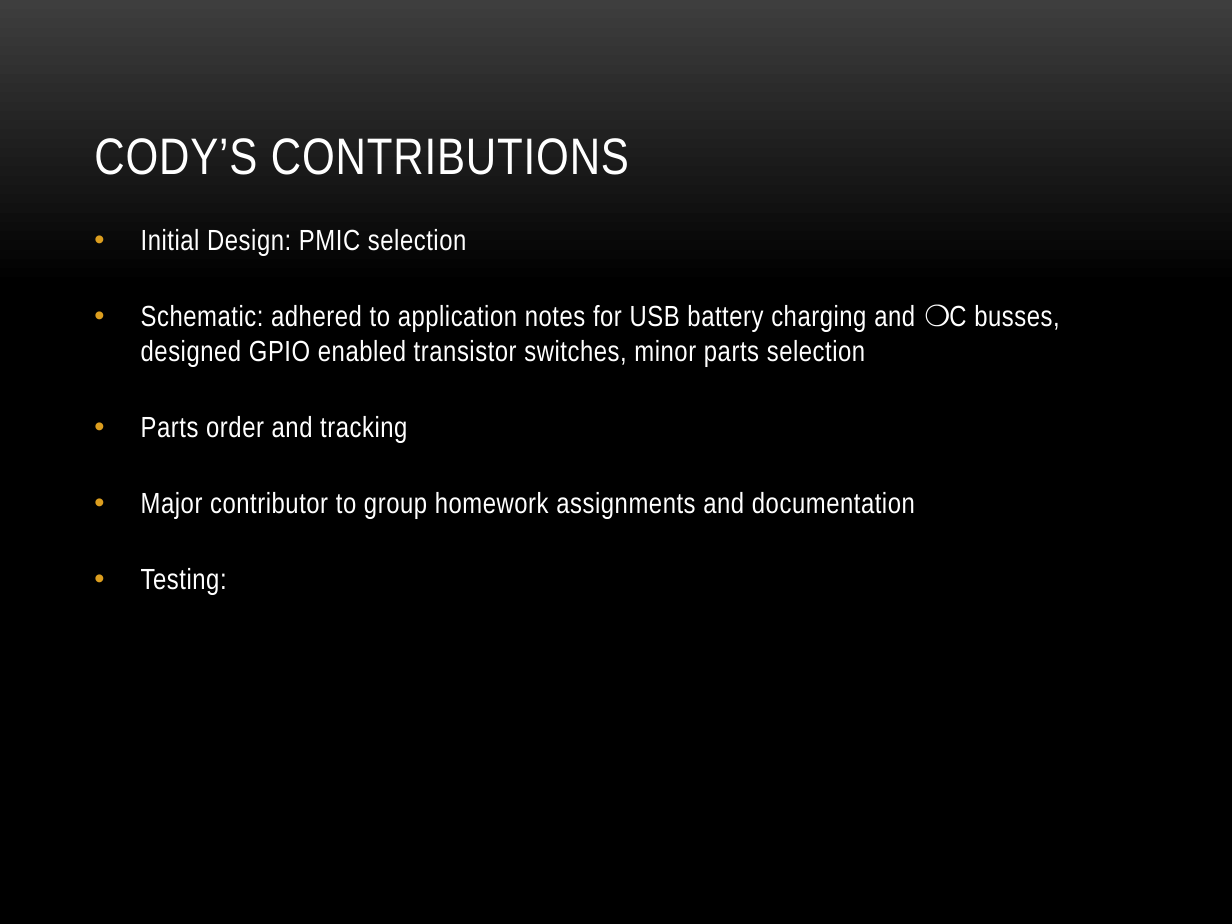
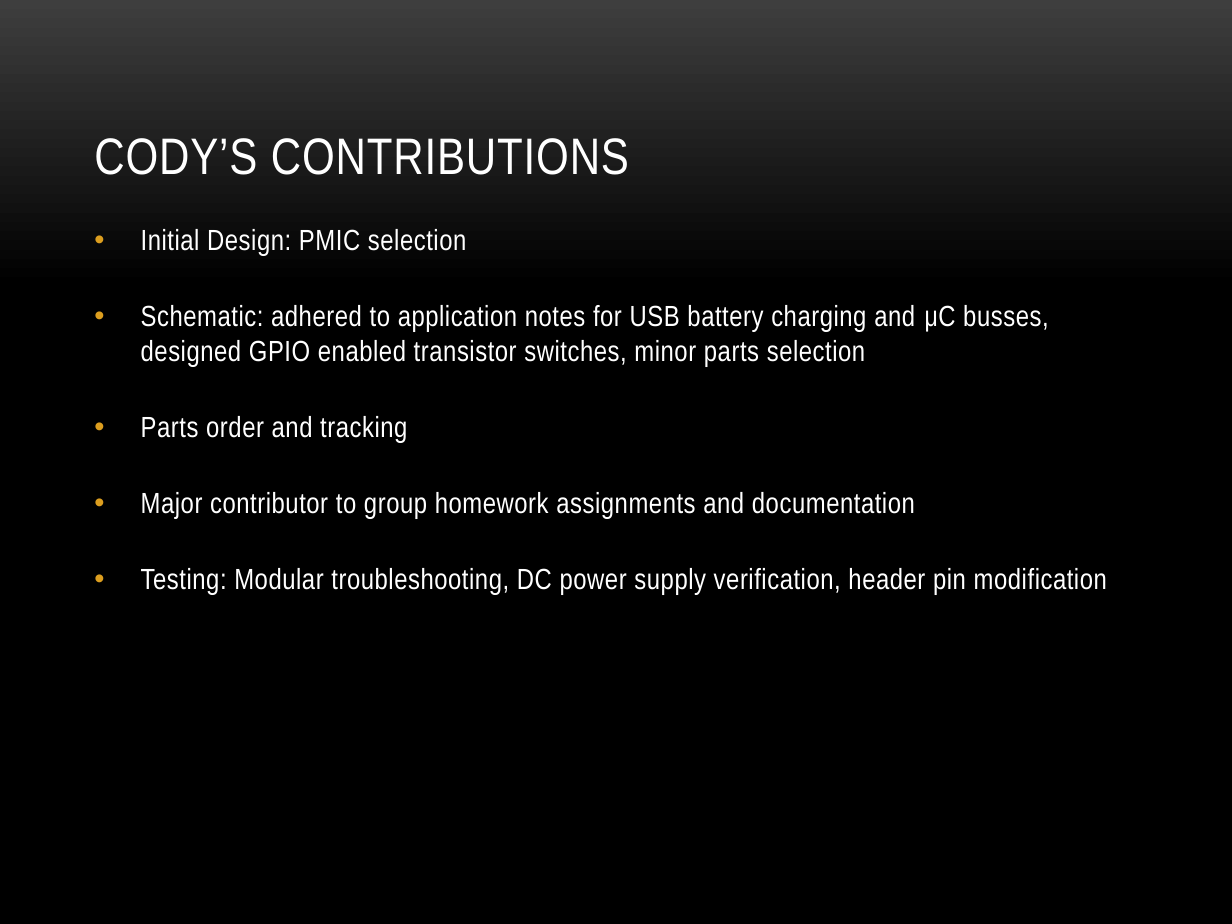
Before and after one commit to dosferatu/electronic-compass, a slide deck: slide 26 of Documentation/Project Documentation/Project Presentation.pptx. Drawn at 1232x924 pixels with LibreOffice and Linux fonts; fonts in the diff are those of the drawing; background and template pictures are left out. Boxes give left, top, right and bottom in pixels: in the first picture for what was removed or moved away, otherwise in the second. Text is boxed around its words. In the diff, an @@ line names an element or a change of style, - is before the commit and + after.

Commit message:
Minor changes to PPT

```diff
--- a/Documentation/Project Documentation/Project Presentation.pptx
+++ b/Documentation/Project Documentation/Project Presentation.pptx
@@ text at [141,305,1048,367]: text changed @@
-• Schematic: adhered to application notes for USB battery charging and ❍C busses, designed GPIO enabled transistor switches, minor parts selection
+• Schematic: adhered to application notes for USB battery charging and μC busses, designed GPIO enabled transistor switches, minor parts selection
@@ text at [141,568,1107,595]: text changed @@
-• Testing:
+• Testing: Modular troubleshooting, DC power supply verification, header pin modification
```
Also in this commit, not shown: 2 other slides changed, 1 other file.
